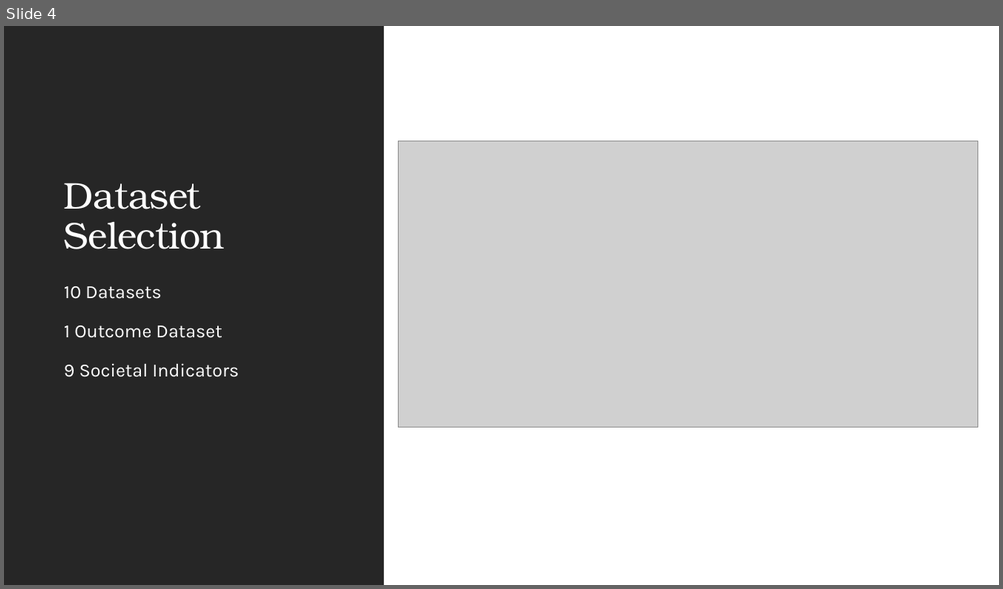
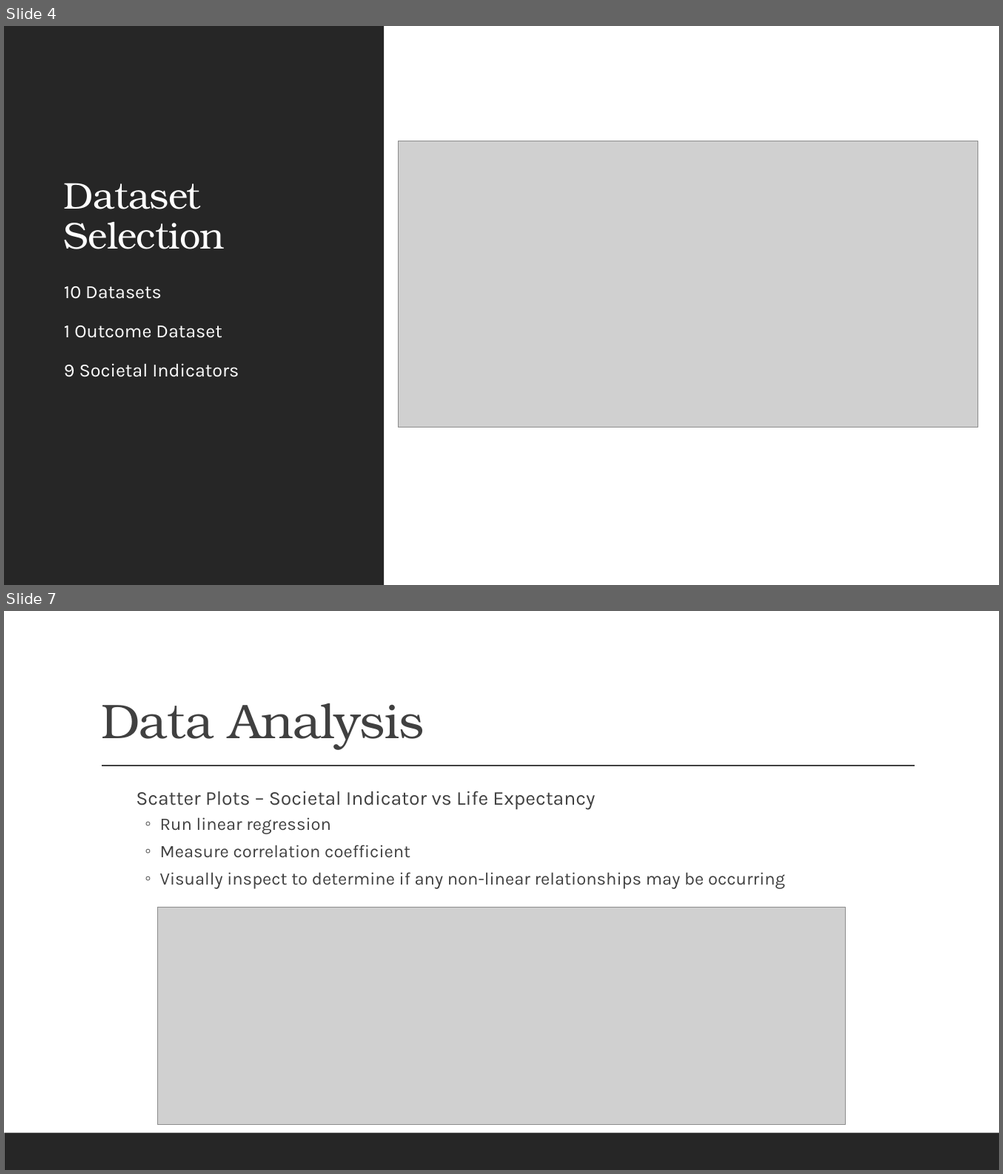
Before and after one commit to pkorat/World-Life-Expectancy-Analysis, a slide deck: Bulldogs – Project 1 Presentation.pptx. Shown one above the other, each under a label of ours: slide 4 before the commit, slides 4 and 7 after it; the slides between them are not shown. The pictures are 1003x589 and 1003x1174 pixels, drawn with LibreOffice and Linux fonts; fonts in the diff are those of the drawing; grey boxes stand for pictures. Boxes give left, top, right and bottom in pixels: in the first picture for what was removed or moved away, otherwise in the second. Text is boxed around its words. In the diff, an @@ line names an element or a change of style, - is before the commit and + after.

```diff
--- a/Bulldogs – Project 1 Presentation.pptx
+++ b/Bulldogs – Project 1 Presentation.pptx
@@ slide 7 added at (4,611,999,1170), background #FFFFFF @@
@@ title added at (101,703,424,750), 47 pt, text #404040 @@
+Data Analysis
@@ line added from (102, 766) to (915, 766), #404040 1 pt @@
@@ text added at (136,791,785,889), 17 pt, text #404040 @@
+  Scatter Plots – Societal Indicator vs Life Expectancy
+  ◦ Run linear regression
+  ◦ Measure correlation coefficient
+  ◦ Visually inspect to determine if any non-linear relationships may be occurring
@@ picture added at (158,907,845,1125) @@
@@ rectangle added at (4,1133,999,1170), fill #262626 @@
```
Also in this commit, not shown: 5 other slides added, 1 slide removed.
